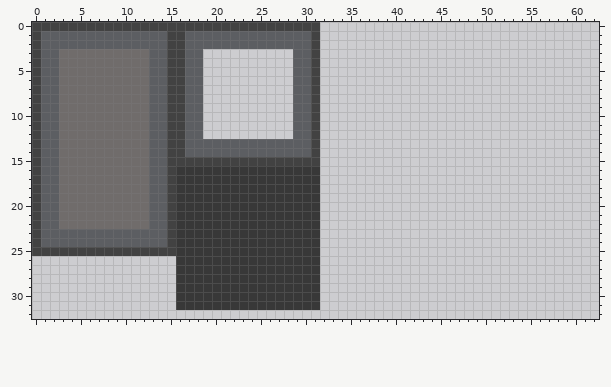
Two versions of one pixel-art sprite, src/assets/gauntlet/textures/decoration/trash/ornate_trashcan_inner.png. This is how it looked before the edit.
The file is 64x64 pixels. Colours within 5 levels of each other are drawn and written as one. Shown: x 0..62, y 0..32.
Now the later version:
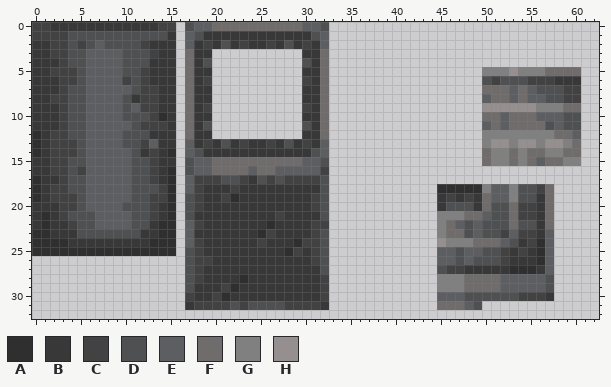
Palette (. is transparent): A #2f2f2f  B #383838  C #424242  D #4f5052  E #5c5e62  F #706c6b  G #808080  H #95908f
The edit:
Changed rows in their new state; - is an unchanged pixel.
first column x 0:
 0 --BBBBBBBBBBBB--.DEEFFFFFFFFFFEED----------------------------
 1 -CCCDDDDDDDDDDDB.-DBBBBBBBBBBBBDE----------------------------
 2 BBCCDCD-DDDDCBBB.-BCBDBCBBCBDBCBE----------------------------
 3 BBCCDDEEEEDDDCBB.FBB---------.BBF----------------------------
 4 BBBCDDEEEEDDDBBB.FBD---------.DBF----------------------------
 5 BBCCCDEEEEDDCBBB.FBB---------.BBF-----------------GGGHGGGFFFF
 6 BBBCCDEEEECDCBBB.FBC---------.CBF-----------------DCDDDCCCBBB
 7 BBBCDDEEEEEDCCBB.FBB---------.BBF-----------------FFFEFEDDDCC
 8 BBCCDDEEEEDBCCBB.FBB---------.BBF-----------------EFFEFEEDDCC
 9 BBBCDDEEEEDECCBB.FBC---------.CBF-----------------HHHHHHGGGFF
10 BBBCDDEEEEDDDCAB.FBB---------.BBF-----------------FFEFFFEEEDD
11 BBBCDDEEEEEDCCCB.FBD---------.DBF-----------------EFEFFFFDEDD
12 ABCCDDEEEEDDDBBB.FBB---------.BBF-----------------GGGGGGGGFFE
13 ABCCCDEEEEDDC-BB.-BCBDBCBBCBDBCBE-----------------GHHGHHGHHGF
14 ABCCCDEEEEEDBCBA.-DBBBBBBBBBBBBDE-----------------FGGFGFFGGFF
15 BBCCDDEEEEEDDCBB.DEEFFFFFFFFFFEED-----------------FGGFGFEFFGG
16 BBCCDCEEEEEDDCBA.DEEFFFFEFFEEEEEC----------------------------
17 ABBCDDEEEEEDDCBA.ECCCDDC-DCDCCCCD----------------------------
18 ABCCDDEEEEEDDDCA.EC---C---------D------------AAAAAGEEGDDCF---
19 ABCCCDEEEEEDDCCA.DC--CA--------CD------------BCBCBFEEGDDBF---
20 BBBCCDEEEEDDDCBA.DC------------CD------------BDDDBFDDFCCBF---
21 BABCDDDEEEEDDCBA.D---------C----D------------GGGFFEDDFCCBF---
22 BABBCDDEEEEDDBAA.EC-------A----CC------------GFEDEDDDFDDBF---
23 AABBBDDDDDDDBBAA.E-------AC----CD------------GFFDEDDCECCBE---
24 AAAABBBBBBBBBAAA.EC------C---ACCD------------HGGGFFFEDBCAE---
25 AAAAAAAAAAAAAAAA.DC---------AC-CD------------EEDEEDDCBCBAE---
26 ----------------.DCC-----------CD------------EEDEDDDCBBBAE---
27 ----------------.DC-------------D------------DCCBBBBBAAABE---
28 ----------------.DC----A--------C------------GGGFFFFEEEEED---
29 ----------------.D---CA---------C------------GGGFFFFEEEEED---
30 ----------------.C--CA----------C------------EEEDDDDDDCCCB---
31 ----------------.-CCCCDCDDDDCCCCB------------FFFED-----------
Changed places in both pictures, as pixel boxes (x1, y1, x2, y2):
changed: (32, 22, 329, 310)
added: (437, 67, 581, 310)
